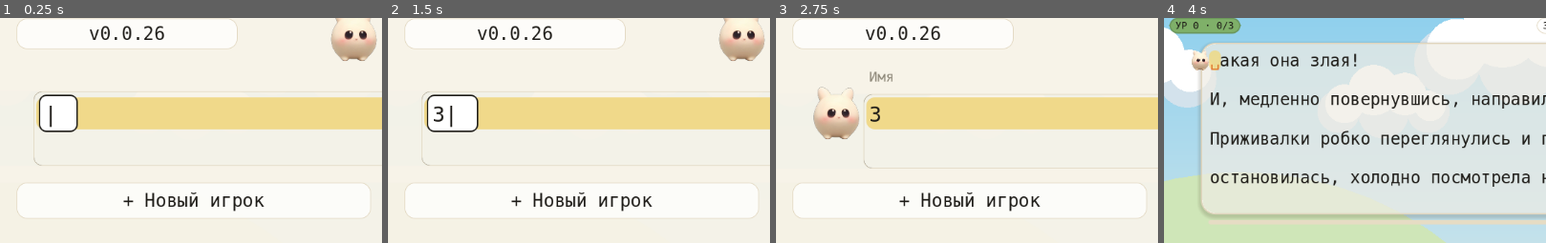
Above: before the commit, frames 1-4 (left to right).
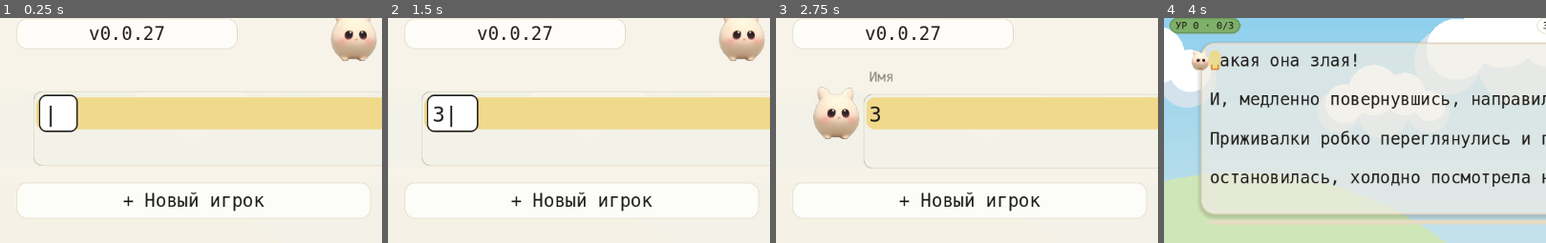
Above: after the commit, the same moments.

Repository: NikitaShubin/ModernBabyType
Game: Godot game, scene res://scenes/main.tscn
The game is run twice, just before and just after one commit, with the same random seed, the same clock (stepped at 60 frames per second) and the same inputs.
Inputs (mouse positions are % of the whole screen's width and height, from its top left):
- Up to frame 1 (0.25 s): no input
- Up to frame 2 (1.5 s): tap Enter at 0.5 s; move the mouse to (72, 45) at 0.52 s; hold Right 0.53-1.25 s; tap Shift at 0.6 s; click (72, 45) at 0.67 s; tap Space at 0.77, 1.25 s; drag from (30, 55) to (45, 70) at 1.27 s
- Up to frame 3 (2.75 s): move the mouse to (60, 28) at 2.02 s; hold Right from 2.03 s (still down); tap Enter at 2.1 s
- Up to frame 4 (4 s): release Right at 2.75 s; tap Enter at 2.75 s; drag from (45, 70) to (20, 35) at 2.77 s; tap Space at 3.5, 3.77 s; move the mouse to (80, 65) at 3.52 s; hold Left from 3.53 s (still down); tap N at 3.6 s
The pictures show only the part of the screen within x 0-50%, y 1-51%; the shares and areas given below are measured in that part.

The runs differ from the first frame. In frame 1, 0.1% of the frame differs, in the area x 40-43%, y 3-10%; in frame 2, 0.1%; in frame 3, 0.1%; in frame 4, nothing differs.

Commit message:
Релиз 0.0.27: кнопки под палец; сценарий скачка кадра без случайного уровня
CI на v0.0.26 упал на COMBO_TEST `_case_frame_spike`: «dt=0.05 ended
the level by itself» на всех пяти значениях dt. Сценарий брал уровень из
`_fresh(3, 1)` — то есть СЛУЧАЙНЫЙ, — и ставил ежа в две клетки от зайца,
которого ставил в позицию 5. На коротком уровне (первая строка короче
пяти знаков) `_at` прижимал позицию к существующей клетке, заяц оказывался
вплотную к ежу, и уровень заканчивался сам — проверка зависела от того,
что выпало. Тот же класс флака, что AGENTS и требует не допускать.

Теперь текст сценария свой (строка в 70 знаков), ёж и заяц на расстоянии,
которое не зависит от уровня. Проверено пробами, что проверка не дохлая:
* ёж вплотную к зайцу → «ended the level by itself» на всех dt (ровно то,
  что видел CI);
* снят потолок кадра MAX_FRAME_DT → «jumped the level clock by 0.20…8.00 s».

Diff:
--- a/game/project.godot
+++ b/game/project.godot
@@ -9,7 +9,7 @@
 
 config/name="ModernBabyType"
 config/description="Игра для обучения детей слепой печати: герой убегает от врага, поедая буквы."
-config/version="0.0.26"
+config/version="0.0.27"
 run/main_scene="res://scenes/main.tscn"
 config/features=PackedStringArray("4.3", "GL Compatibility")
 config/icon="res://icon.png"
--- a/game/tests/combo_test.gd
+++ b/game/tests/combo_test.gd
@@ -1573,6 +1573,13 @@
 func _case_frame_spike() -> void:
 	_fresh(3, 1)
 	var tag := "frame spike"
+	# Свой текст вместо случайного уровня: сценарий гонит ёжа на
+	# МАКСИМАЛЬНОЙ скорости, и от уровня зависит, догонит ли он зайца
+	# за один кадр — проверка плавала от прогона к прогону (ловил
+	# 17.10.2026 на CI: «dt=0.05 ended the level by itself»).
+	_set_level_text([
+		"абвгдежзиклмнопрстуфхцчшщэюяабвгдежзиклмнопрстуфхцчшщэюяабвгдежзиклмноп",
+	], [false])
 	for spike in [0.05, 0.2, 0.5, 2.0, 8.0]:
 		# Самая злая расстановка: ёж через три символа и на максимальной
 		# скорости — одно движение, и закат.
